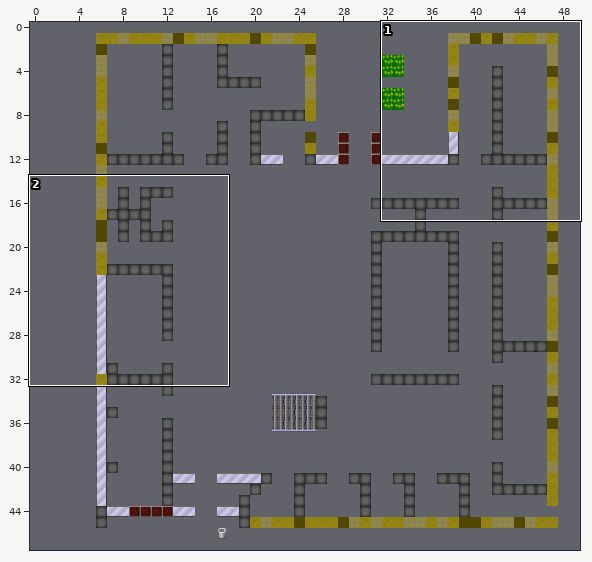
Tiled map (JSON) -- Vorlage_fuer_Greifswald/maps/Greifswaldsecondfloor.json. Above: a wide view before the commit, with the close-up outlined.
Close-up. Before the commit:
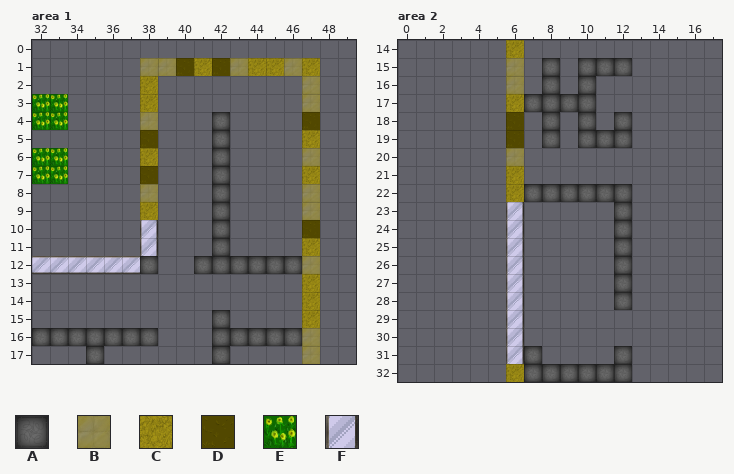
Cells are 32x32 px. Shown: area 1 x 32..49, y 0..17; area 2 x 0..17, y 14..32. The commit also changed other parts of the map, which this record leaves out.
Key: from "floor": A 15, B 24, C 25, D 48, E 61; from "tileset_bjoern": F 43.
_ is an empty cell.
Layers that did not change in this view are not listed.
Layer "Waende" before, area 1, first column x 32:
0 ________________
1 ______BBDCDBCCBC
2 ______C________B
3 EE____C________B
4 EE____B___A____D
5 ______D___A____C
6 EE____C___A____B
Layer "Waende" before, area 2, first column x 0:
14 ______C___________
15 ______B_A_AAA_____
16 ______B_A_A_______
17 ______CAAAA_______
18 ______D_A_A_A_____
19 ______D_A_AAA_____
20 ______B___________
21 ______C___________
22 ______CAAAAAA_____
23 ______F_____A_____
Once edited:
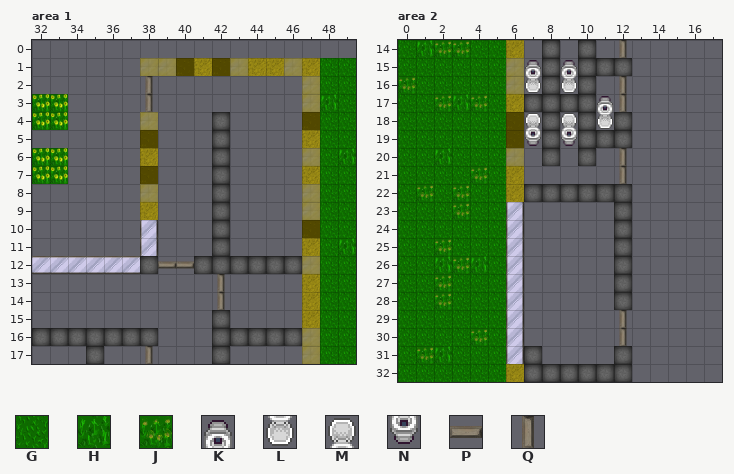
Further tiles: from "floor": G 56, H 59, J 62; from "office_180": K 177, L 193; from "office_360": M 62, N 78; from "tileset_bjoern": P 48, Q 56.
Tiles of an added or newly shown layer are drawn over the layers below it.
Change:
Changed rows in their new state; . is an unchanged cell.
Layer "Funktionen Waende", area 1:
first column x 38:
 2 _
 3 _
Layer "Boden", area 1:
first column x 48:
 1 GG
 2 GG
 3 HG
 4 GG
 5 GG
 6 GH
 7 GG
 8 GG
 9 GG
10 GG
11 GH
12 GG
13 GG
14 GG
15 GG
16 GG
17 GG
Layer "Waende", area 1:
first column x 38:
 2 Q
 3 Q
Layer "Tueren" (added), area 1:
first column x 38:
12 .PP..
13 ....Q
14 ....Q
17 Q....
Layer "Boden", area 2:
first column x 0:
14 GHJJGG
15 GGGGGG
16 JGGGGG
17 GGJHJG
18 GGGGGG
19 GGGGGG
20 GGHGGG
21 GGGGJG
22 GJGJGG
23 GGGJGG
24 GGGGGG
25 GGJGGG
26 GGHJHG
27 GGJGGG
28 GGJGGG
29 GGGGGG
30 GGGGJG
31 GJHGGG
32 GGGGGG
Layer "Waende", area 2:
first column x 8:
14 A.A
first column x 8:
20 A.A
Layer "Tueren" (added), area 2:
first column x 12:
14 Q
16 Q
17 Q
20 Q
21 Q
first column x 12:
29 Q
30 Q
Layer "Gegenstände" (added), area 2:
first column x 7:
15 K.K..
16 L.L..
17 ....K
18 M.M.L
19 N.N..
